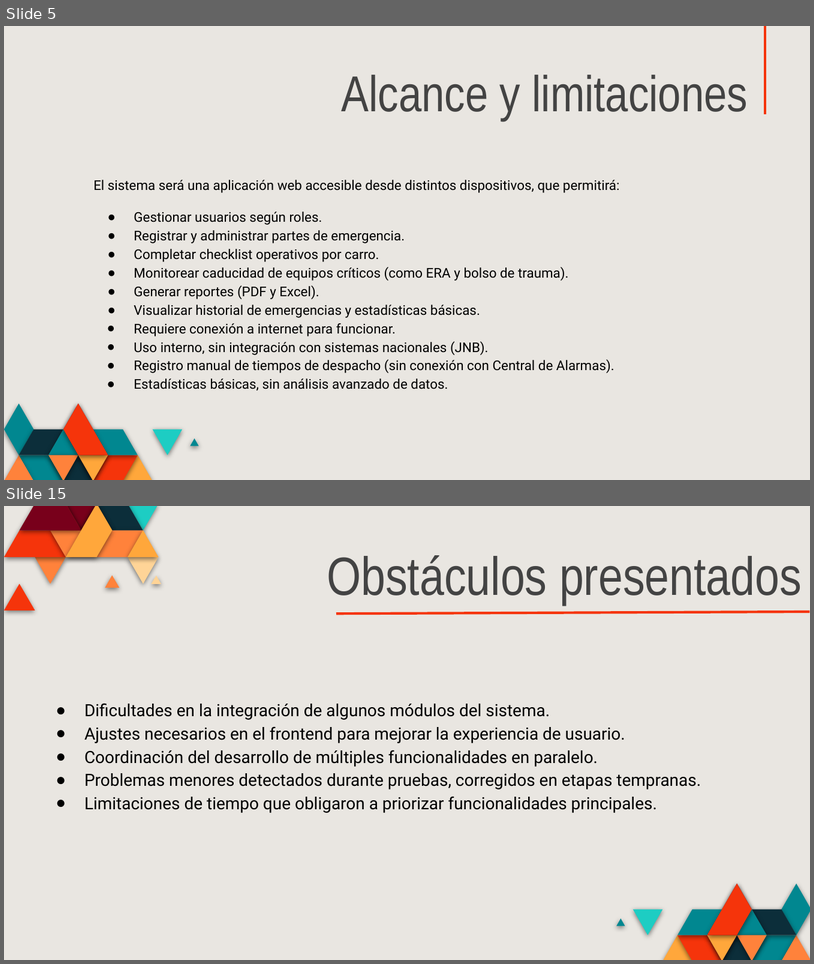
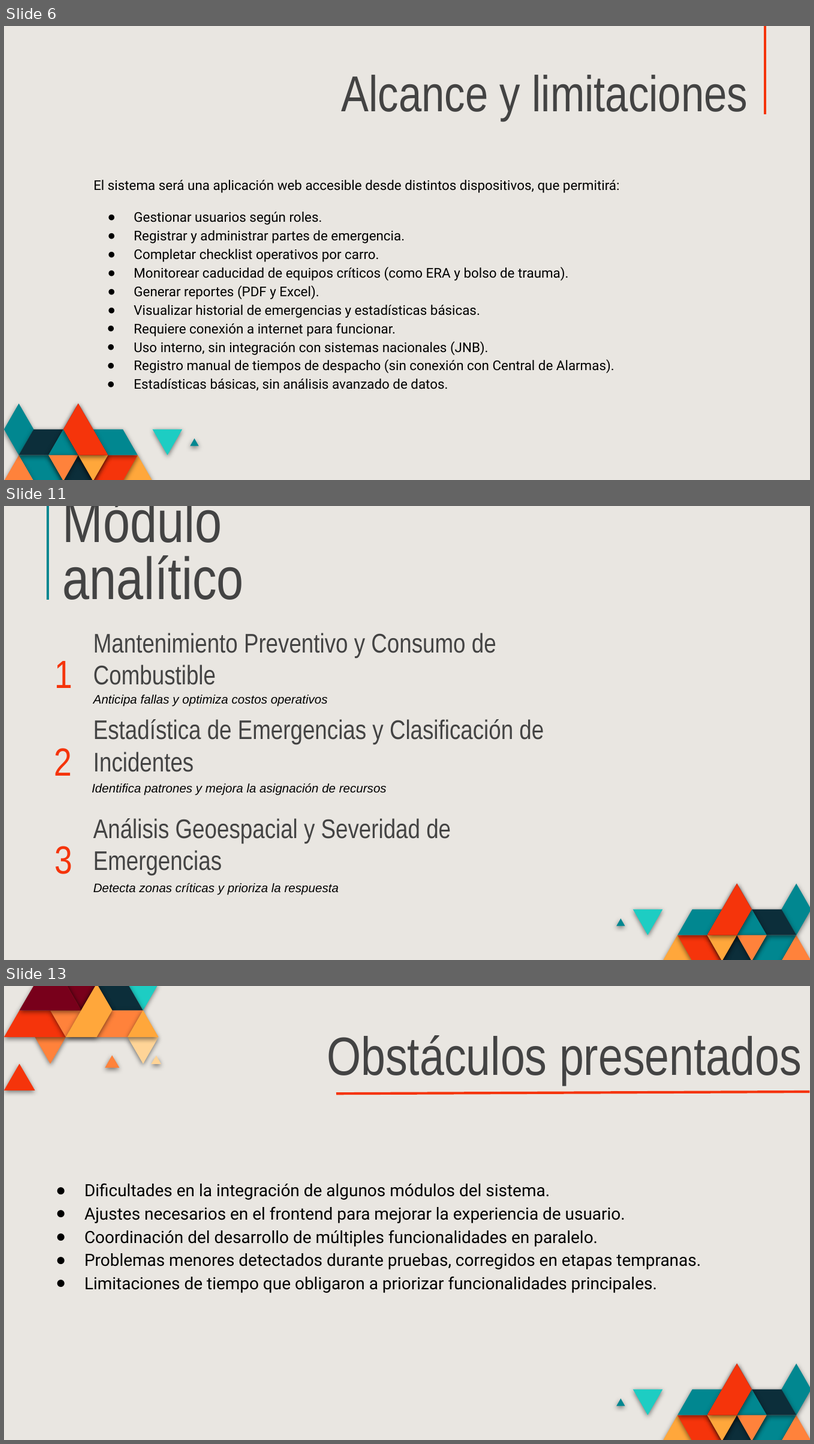
Before and after one commit to DiegoDLS-web/SIDEP, a slide deck: Fase 2/Evidencias Grupales/Presentación.pptx. Shown one above the other, each under a label of ours: slides 5 and 15 before the commit, slides 6, 11 and 13 after it; the slides between them are not shown. The pictures are 814x964 and 814x1444 pixels, drawn with LibreOffice and Linux fonts; fonts in the diff are those of the drawing. Boxes give left, top, right and bottom in pixels: in the first picture for what was removed or moved away, otherwise in the second. Text is boxed around its words. In the diff, an @@ line names an element or a change of style, - is before the commit and + after.

```diff
--- a/Fase 2/Evidencias Grupales/Presentación.pptx
+++ b/Fase 2/Evidencias Grupales/Presentación.pptx
@@ slide 11 added at (x1=4, y1=506, x2=810, y2=960), background #E9E6E1; not listed: 19 template elements that a slide beside it also shows @@
@@ line added from (48, 506) to (48, 600), #018790 2.25 pt @@
@@ title added at (x1=63, y1=506, x2=244, y2=600), 53 pt, text #434343 @@
+Módulo analítico
@@ subtitle added at (x1=93, y1=633, x2=497, y2=685), 24 pt, text #434343 @@
+Mantenimiento Preventivo y Consumo de Combustible
@@ subtitle added at (x1=55, y1=661, x2=73, y2=688), 35 pt, text #F5340B @@
+1
@@ subtitle added at (x1=93, y1=694, x2=328, y2=706), 11 pt, text #000000, italic @@
+Anticipa fallas y optimiza costos operativos
@@ subtitle added at (x1=93, y1=719, x2=544, y2=772), 24 pt, text #434343 @@
+Estadística de Emergencias y Clasificación de Incidentes
@@ subtitle added at (x1=54, y1=748, x2=72, y2=775), 35 pt, text #F5340B @@
+2
@@ subtitle added at (x1=92, y1=783, x2=387, y2=795), 11 pt, text #000000, italic @@
+Identifica patrones y mejora la asignación de recursos
@@ subtitle added at (x1=93, y1=818, x2=451, y2=876), 24 pt, text #434343 @@
+Análisis Geoespacial y Severidad de Emergencias
@@ subtitle added at (x1=55, y1=846, x2=73, y2=874), 35 pt, text #F5340B @@
+3
@@ subtitle added at (x1=93, y1=883, x2=339, y2=895), 11 pt, text #000000, italic @@
+Detecta zonas críticas y prioriza la respuesta
@@ what was slide 5 is now slide 6 @@
@@ what was slide 15 is now slide 13 @@
```
Also in this commit, not shown: 4 slides changed, 4 other slides added, 7 slides removed, 2 other files.
